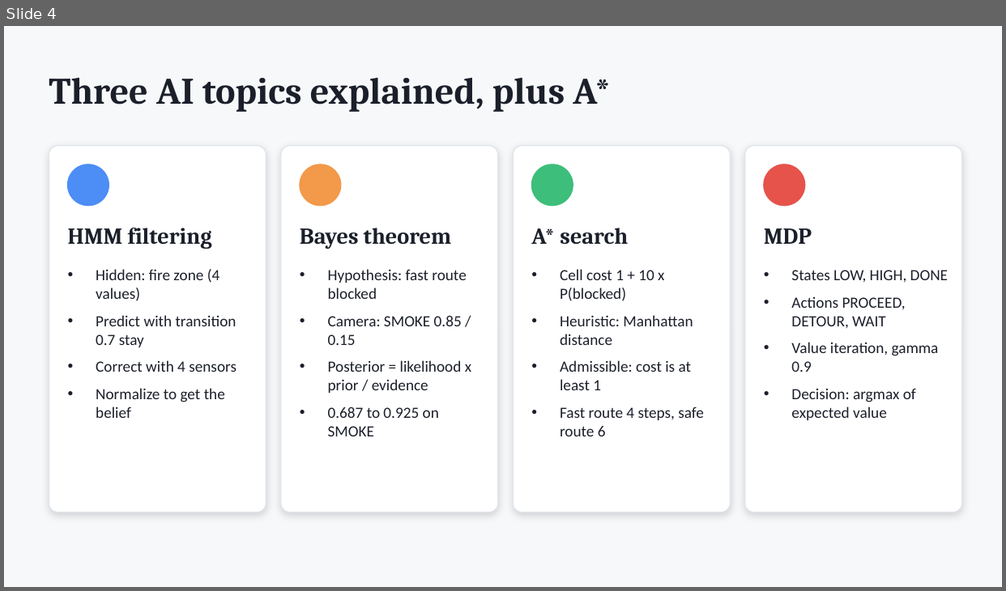
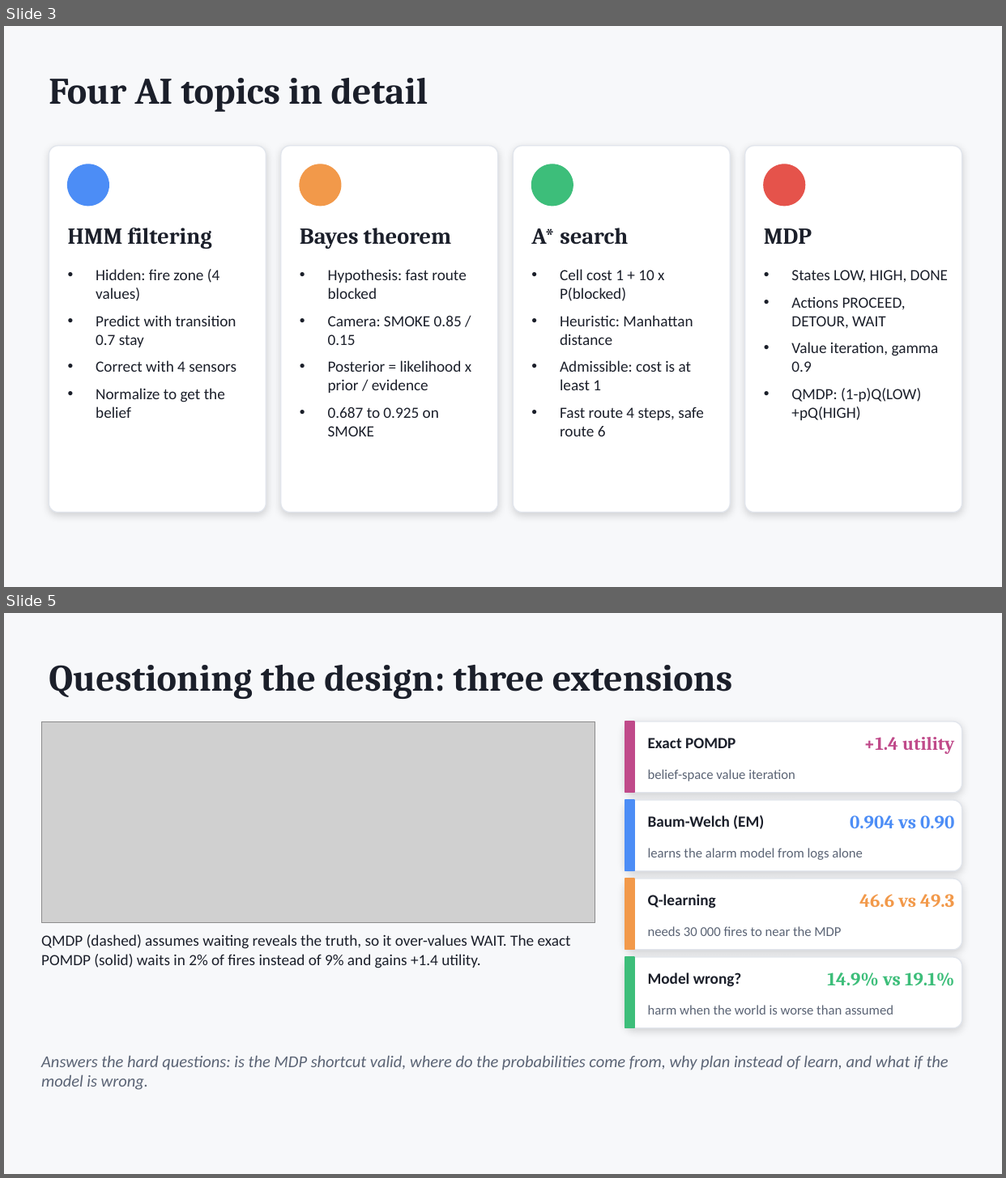
Before and after one commit to eerier79/evacuation-ai-assistant, a slide deck: docs/Presentation.pptx. Shown one above the other, each under a label of ours: slide 4 before the commit, slides 3 and 5 after it; the slides between them are not shown. The pictures are 1006x591 and 1006x1178 pixels, drawn with LibreOffice and Linux fonts; fonts in the diff are those of the drawing; grey boxes stand for pictures. Boxes give left, top, right and bottom in pixels: in the first picture for what was removed or moved away, otherwise in the second. Text is boxed around its words. In the diff, an @@ line names an element or a change of style, - is before the commit and + after.

```diff
--- a/docs/Presentation.pptx
+++ b/docs/Presentation.pptx
@@ slide 5 added at (4, 613, 1002, 1174), background #F7F8FA @@
@@ text added at (49, 665, 732, 699), 36 pt, text #1B1F2A, bold @@
+Questioning the design: three extensions
@@ picture added at (41, 722, 595, 923) @@
@@ rounded rectangle added at (625, 722, 962, 793), fill #FFFFFF, outline #E1E5EC 1 pt @@
@@ rectangle added at (625, 722, 634, 793), fill #C04A8A, outline #C04A8A 1 pt @@
@@ text added at (648, 738, 735, 748), 15 pt, text #1B1F2A, bold @@
+Exact POMDP
@@ text added at (864, 737, 954, 754), 18 pt, text #C04A8A, bold @@
++1.4 utility
@@ text added at (648, 769, 795, 781), 13 pt, text #5B6475 @@
+belief-space value iteration
@@ rounded rectangle added at (625, 800, 962, 871), fill #FFFFFF, outline #E1E5EC 1 pt @@
@@ rectangle added at (625, 800, 634, 871), fill #4C8DF6, outline #4C8DF6 1 pt @@
@@ text added at (648, 815, 764, 829), 15 pt, text #1B1F2A, bold @@
+Baum-Welch (EM)
@@ text added at (850, 815, 954, 828), 18 pt, text #4C8DF6, bold @@
+0.904 vs 0.90
@@ text added at (648, 848, 863, 860), 13 pt, text #5B6475 @@
+learns the alarm model from logs alone
@@ rounded rectangle added at (625, 879, 962, 950), fill #FFFFFF, outline #E1E5EC 1 pt @@
@@ rectangle added at (625, 879, 634, 950), fill #F2994A, outline #F2994A 1 pt @@
@@ text added at (648, 894, 716, 909), 15 pt, text #1B1F2A, bold @@
+Q-learning
@@ text added at (859, 894, 954, 907), 18 pt, text #F2994A, bold @@
+46.6 vs 49.3
@@ text added at (648, 926, 841, 936), 13 pt, text #5B6475 @@
+needs 30 000 fires to near the MDP
@@ text added at (41, 935, 571, 969), 15 pt, text #1B1F2A @@
+QMDP (dashed) assumes waiting reveals the truth, so it over-values WAIT. The exact POMDP (solid) waits in 2% of fires instead of 9% and gains +1.4 utility.
@@ rounded rectangle added at (625, 957, 962, 1029), fill #FFFFFF, outline #E1E5EC 1 pt @@
@@ rectangle added at (625, 957, 634, 1029), fill #3DBE7A, outline #3DBE7A 1 pt @@
@@ text added at (648, 973, 742, 987), 15 pt, text #1B1F2A, bold @@
+Model wrong?
@@ text added at (827, 973, 954, 986), 18 pt, text #3DBE7A, bold @@
+14.9% vs 19.1%
@@ text added at (648, 1005, 893, 1015), 13 pt, text #5B6475 @@
+harm when the world is worse than assumed
@@ text added at (41, 1056, 948, 1090), 16 pt, text #5B6475, italic @@
+Answers the hard questions: is the MDP shortcut valid, where do the probabilities come from, why plan instead of learn, and what if the model is wrong.
@@ what was slide 4 is now slide 3 @@
@@ slide 3 changed as well @@
@@ text at (49, 78, 428, 112): text changed @@
-Three AI topics explained, plus A*
+Four AI topics in detail
@@ text at (791, 388, 921, 420): text changed @@
-• Decision: argmax of expected value
+• QMDP: (1-p)Q(LOW)+pQ(HIGH)
```
Also in this commit, not shown: 4 other slides changed, 1 other slide added, 2 slides removed, 36 other files.
